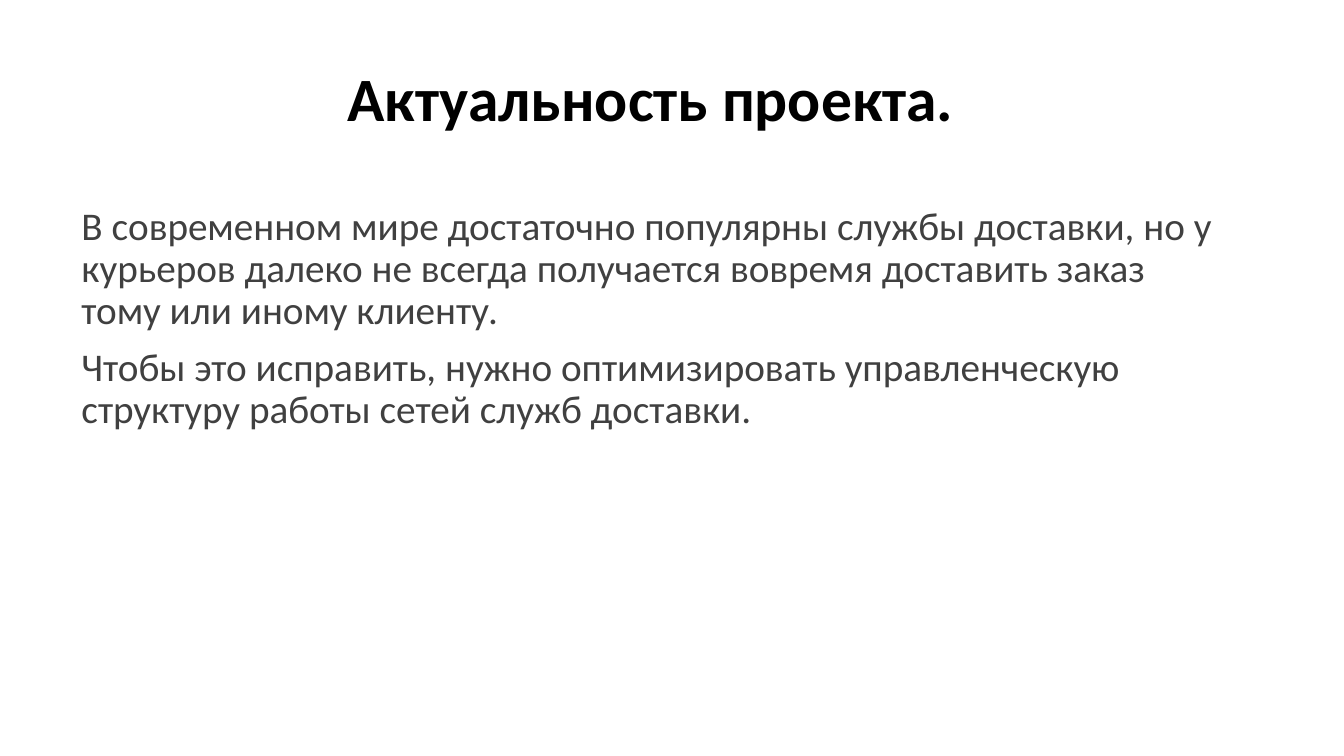
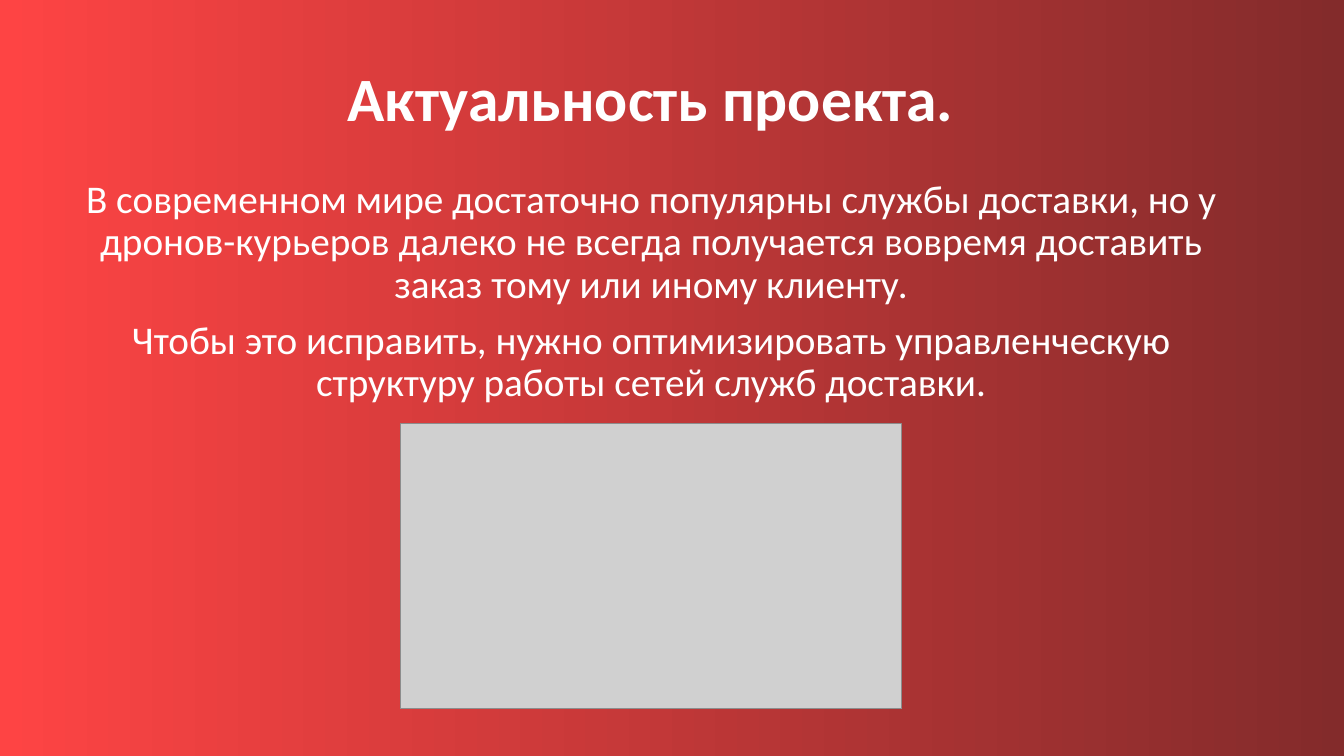
Before and after one commit to artemnaplavkov/Samokat_Website, a slide deck: slide 2 of Проект самокат bruh.pptx. Drawn at 1344x756 pixels with LibreOffice and Linux fonts; fonts in the diff are those of the drawing; grey boxes stand for pictures. Boxes give left, top, right and bottom in pixels: in the first picture for what was removed or moved away, otherwise in the second. Text is boxed around its words. In the diff, an @@ line names an element or a change of style, - is before the commit and + after.

```diff
--- a/Проект самокат bruh.pptx
+++ b/Проект самокат bruh.pptx
@@ background #FFFFFF to gradient #FE4444 to #832B2B @@
@@ title "Актуальность проекта." at bbox=[347, 81, 953, 131]: text colour #000000 to #FFFFFF @@
@@ text "В современном мире достаточно популярны ...": place and size @@
-text "В современном мире достаточно популярны ..." at bbox=[81, 213, 1212, 430]
+text "В современном мире достаточно популярны ..." at bbox=[86, 186, 1216, 403]
@@ text at bbox=[86, 186, 1216, 305]: text changed; text colour #404040 to #FFFFFF @@
-В современном мире достаточно популярны службы доставки, но у курьеров далеко не всегда получается вовремя доставить заказ тому или иному клиенту.
+В современном мире достаточно популярны службы доставки, но у дронов-курьеров далеко не всегда получается вовремя доставить заказ тому или иному клиенту.
@@ text at bbox=[132, 327, 1170, 403]: text colour #404040 to #FFFFFF in "Чтобы это исправить, нужно оптимизировать управленческую стр ..."; alignment left to centre @@
@@ picture added at bbox=[400, 423, 901, 709] @@
```
Also in this commit, not shown: 11 other slides changed.
